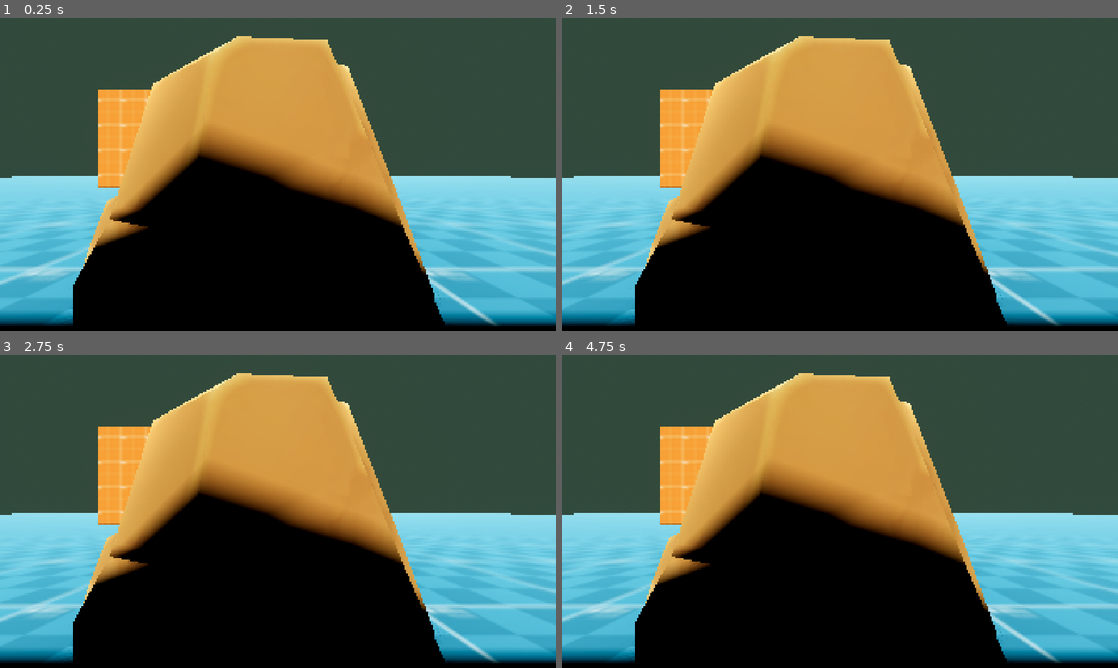
Above: before the commit, frames 1-4 (two rows, left to right).
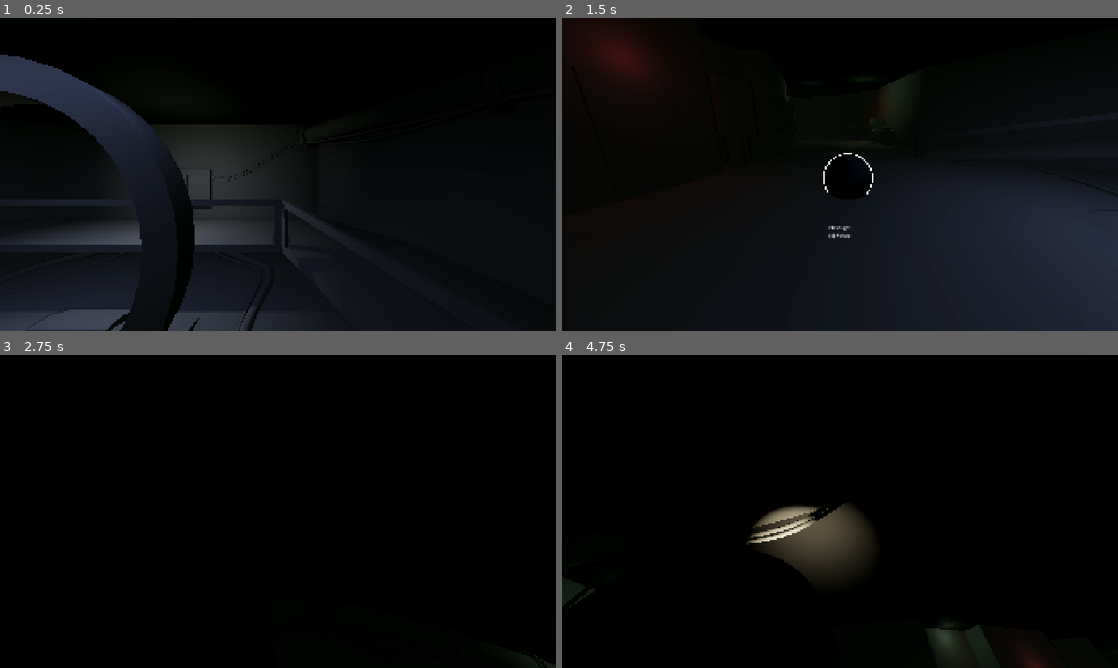
Above: after the commit, the same moments.

Repository: Raamxie/LudumDare60
Game: Godot game, scene res://scenes/main.tscn
The game is run twice, just before and just after one commit, with the same random seed, the same clock (stepped at 60 frames per second) and the same inputs.
Inputs (mouse positions are in pixels of both pictures, inside the frame that each line leads up to):
- Up to frame 1 (0.25 s): no input
- Up to frame 2 (1.5 s): tap Enter at 0.5 s; move the mouse to (962, 158) at 0.52 s; hold D (right) 0.53-1.28 s; tap E (interact) at 0.6 s; click (962, 158) at 0.67 s; tap Space (jump) at 0.77 s; move the mouse to (728, 190) at 1.27 s; hold S (backward) from 1.28 s (still down); click (728, 190) at 1.35 s
- Up to frame 3 (2.75 s): tap Space (jump) at 1.52 s; tap E (interact) at 1.55, 2.3 s; move the mouse to (333, 442) at 2.02 s; release S (backward) at 2.03 s; hold D (right) from 2.03 s (still down); tap Q (drop) at 2.1 s
- Up to frame 4 (4.75 s): tap Space (jump) at 2.75, 3.02, 3.77, 4.52 s; move the mouse to (812, 574) at 2.77 s; release D (right) at 2.78 s; hold W (forward) 2.78-3.53 s; tap E (interact) at 2.85, 3.8, 4.55 s; click (812, 574) at 2.92 s; move the mouse to (1006, 558) at 3.52 s; hold Shift (sprint) 3.53-4.28 s; hold A (left) from 3.53 s (still down); move the mouse to (673, 464) at 4.27 s; tap F (use_tool) at 4.35 s

The runs differ from the first frame. In frame 1, 88% of the frame differs, in the area x 0-100%, y 0-100%; in frame 2, 86%; in frame 3, 73%; in frame 4, 78%.
Error before the commit: Out of bounds get index '0' (on base: 'Array[Node]') (res://scripts/Interaction)

Commit message:
edit ui nodes

Diff:
--- a/ludum-dare-60/scenes/player.tscn
+++ b/ludum-dare-60/scenes/player.tscn
@@ -1,6 +1,9 @@
 [gd_scene format=3 uid="uid://bxbc5sp54a44f"]
 
 [ext_resource type="Script" uid="uid://rn8drguiq5c" path="res://scripts/player.gd" id="1_3vyb7"]
+[ext_resource type="Script" uid="uid://oarpr3rtu2vt" path="res://scripts/ui/reticle.gd" id="2_g2els"]
+[ext_resource type="Script" uid="uid://bwkcxxp4g1um2" path="res://scripts/ui/ui.gd" id="2_qhqgy"]
+[ext_resource type="Script" uid="uid://bm5i5h8sjmm7q" path="res://scenes/interact_prompt.gd" id="4_dqkch"]
 [ext_resource type="Script" uid="uid://nqwrwcepfa77" path="res://scripts/ui/controls_hint.gd" id="5_qlg0r"]
 
 [sub_resource type="CapsuleShape3D" id="CapsuleShape3D_g4v7s"]
@@ -36,7 +39,6 @@
 
 [node name="CanvasLayer" type="CanvasLayer" parent="." unique_id=1617151111]
 
-[node name="Reticle" type="Control" parent="CanvasLayer" unique_id=1653089248]
 [node name="UI" type="Control" parent="CanvasLayer" unique_id=253052699]
 layout_mode = 3
 anchors_preset = 15
@@ -45,10 +47,52 @@
 grow_horizontal = 2
 grow_vertical = 2
 mouse_filter = 2
+script = ExtResource("2_qhqgy")
+
+[node name="Reticle" type="Control" parent="CanvasLayer/UI" unique_id=1653089248]
+layout_mode = 1
+anchors_preset = 15
+anchor_right = 1.0
+anchor_bottom = 1.0
+grow_horizontal = 2
+grow_vertical = 2
 mouse_filter = 2
 script = ExtResource("2_g2els")
 dot_radius = 3.0
 dot_color = Color(0.629675, 0.6296747, 0.6296747, 0.5882353)
 metadata/_edit_use_anchors_ = true
+
+[node name="InteractPrompt" type="Label" parent="CanvasLayer/UI" unique_id=1247620570]
+layout_mode = 1
+anchors_preset = 8
+anchor_left = 0.5
+anchor_top = 0.5
+anchor_right = 0.5
+anchor_bottom = 0.5
+offset_left = -38.0
+offset_top = 185.0
+offset_right = 38.0
+offset_bottom = 208.0
+grow_horizontal = 2
+grow_vertical = 2
+script = ExtResource("4_dqkch")
+
+[node name="MarginContainer" type="MarginContainer" parent="CanvasLayer/UI" unique_id=2140777975]
+layout_mode = 1
+anchors_preset = 3
+anchor_left = 1.0
+anchor_top = 1.0
+anchor_right = 1.0
+anchor_bottom = 1.0
+offset_left = -194.0
+offset_top = -123.0
+grow_horizontal = 0
+grow_vertical = 0
+theme_override_constants/margin_left = 100
+theme_override_constants/margin_top = 100
+theme_override_constants/margin_right = 100
+theme_override_constants/margin_bottom = 100
+
+[node name="ControlsHint" type="Label" parent="CanvasLayer/UI/MarginContainer" unique_id=1220458816]
 layout_mode = 2
 script = ExtResource("5_qlg0r")
